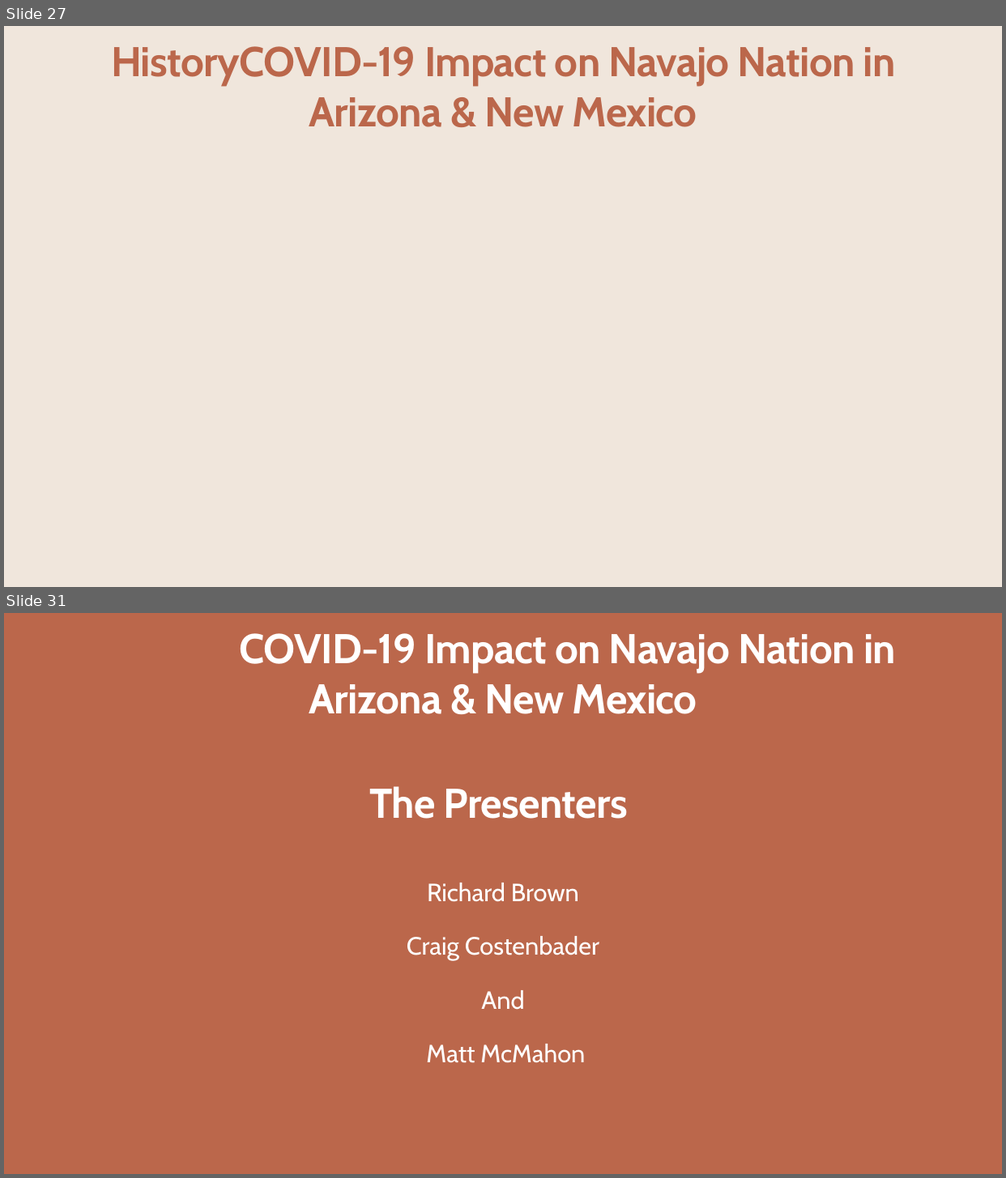
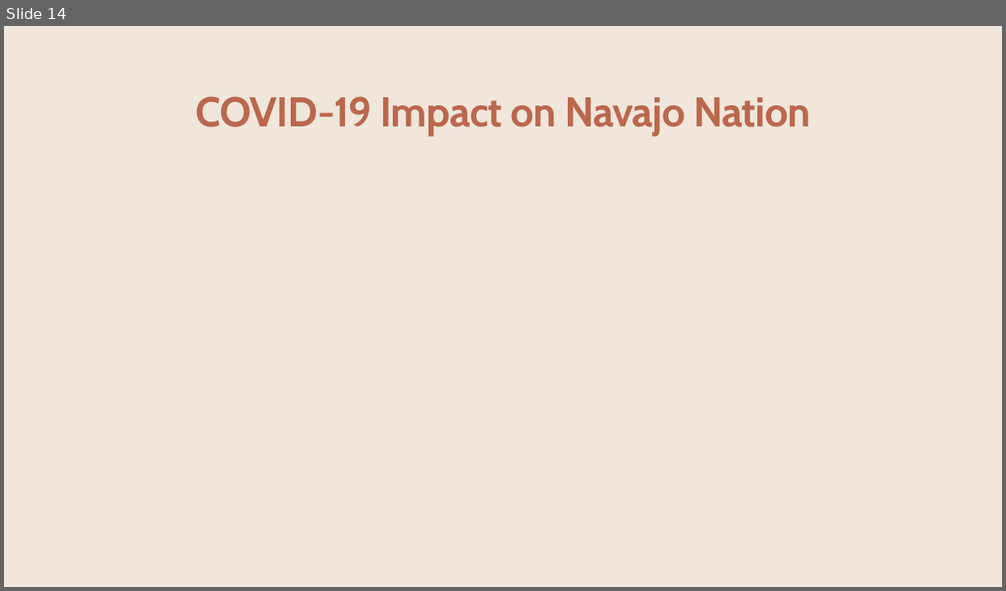
Before and after one commit to CCostenbader/Covid-19-effects-on-the-Navajo-Nation-Indian-Tribe, a slide deck: FinalPP.pptx. Shown one above the other, each under a label of ours: slides 27 and 31 before the commit, slide 14 after it; the slides between them are not shown. The pictures are 1006x1178 and 1006x591 pixels, drawn with LibreOffice and Linux fonts; fonts in the diff are those of the drawing; background and template pictures are left out. Boxes give left, top, right and bottom in pixels: in the first picture for what was removed or moved away, otherwise in the second. Text is boxed around its words. In the diff, an @@ line names an element or a change of style, - is before the commit and + after.

```diff
--- a/FinalPP.pptx
+++ b/FinalPP.pptx
@@ slide 31 removed at (4, 613, 1002, 1174), background picture (left out) @@
@@ text removed at (111, 633, 896, 714) @@
-HistoryCOVID-19 Impact on Navajo Nation in Arizona & New Mexico
@@ title removed at (369, 786, 628, 819) @@
-The Presenters
@@ text removed at (407, 883, 599, 1063) @@
-Richard Brown
-Craig Costenbader
-And
-Matt McMahon
@@ what was slide 27 is now slide 14 @@
@@ slide 14 changed as well @@
@@ title at (195, 96, 811, 135): text changed @@
-HistoryCOVID-19 Impact on Navajo Nation in Arizona & New Mexico
+COVID-19 Impact on Navajo Nation
```
Also in this commit, not shown: 20 other slides changed, 1 slide added, 24 other slides removed, 8 other files.
